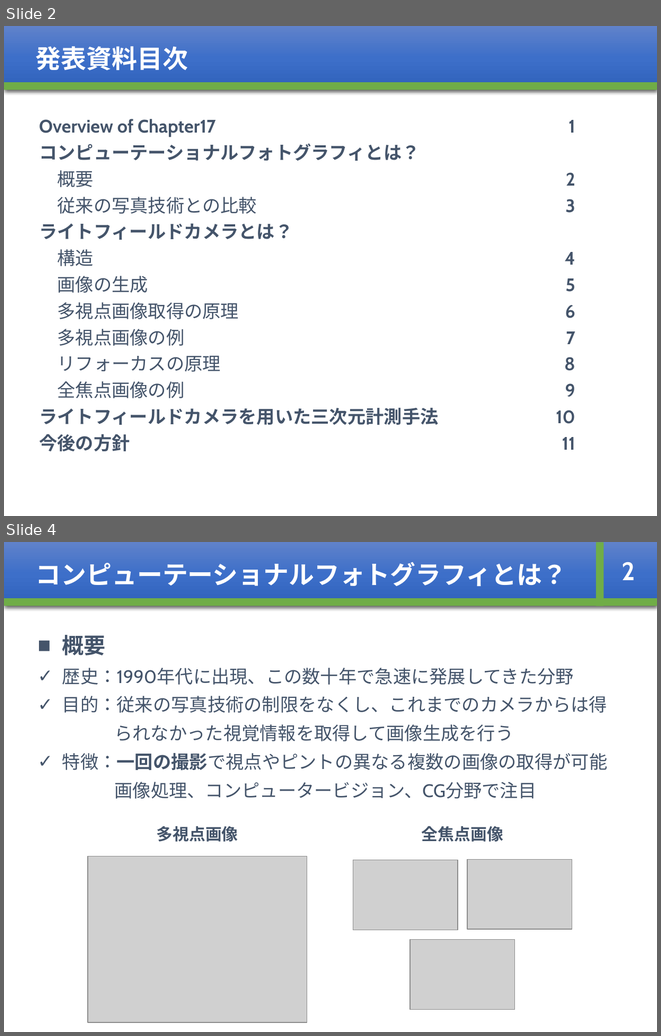
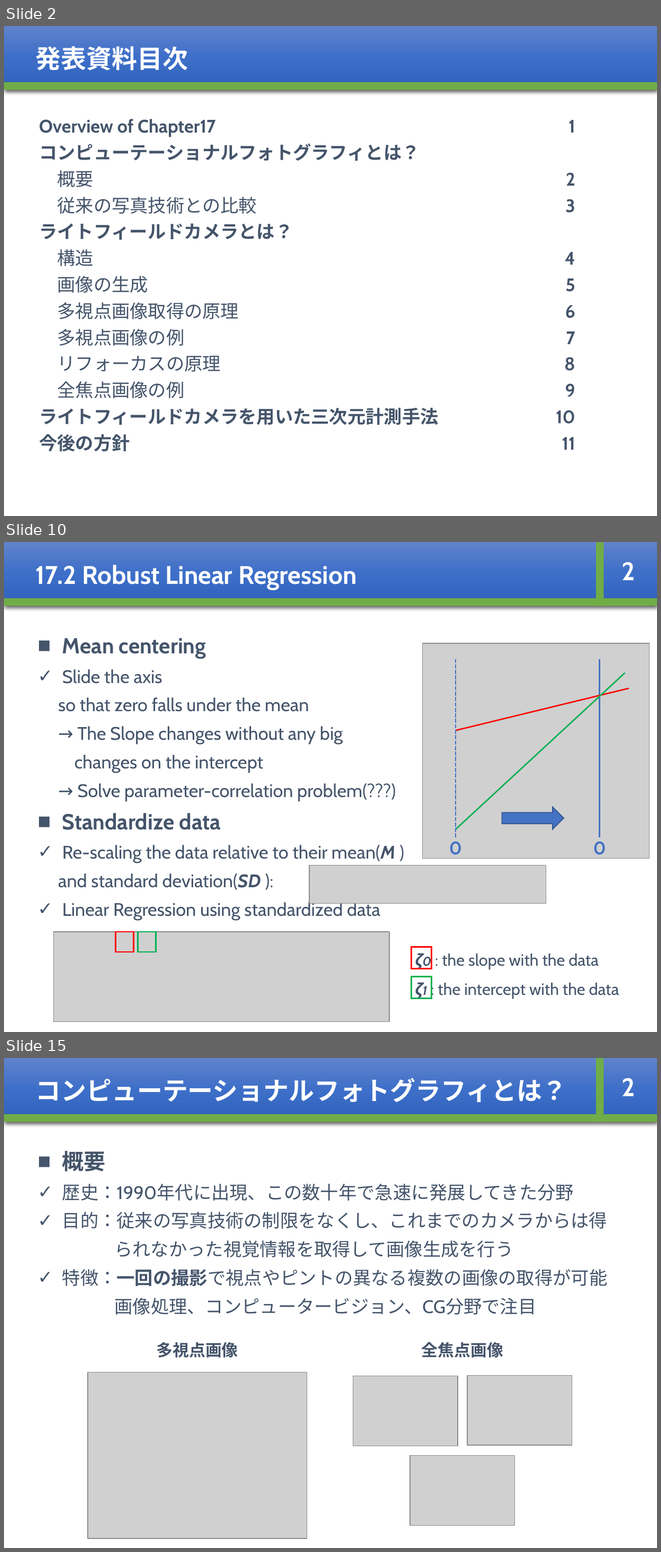
Before and after one commit to whcitizen/citizen-_task, a slide deck: 02_working/08_Bayesian/Bayesian_ch17_kajihara.pptx. Shown one above the other, each under a label of ours: slides 2 and 4 before the commit, slides 2, 10 and 15 after it; the slides between them are not shown. The pictures are 661x1036 and 661x1552 pixels, drawn with LibreOffice and Linux fonts; fonts in the diff are those of the drawing; grey boxes stand for pictures. Boxes give left, top, right and bottom in pixels: in the first picture for what was removed or moved away, otherwise in the second. Text is boxed around its words. In the diff, an @@ line names an element or a change of style, - is before the commit and + after.

```diff
--- a/02_working/08_Bayesian/Bayesian_ch17_kajihara.pptx
+++ b/02_working/08_Bayesian/Bayesian_ch17_kajihara.pptx
@@ slide 10 added at [4, 542, 657, 1032], background #FFFFFF @@
@@ rectangle added at [4, 542, 657, 606], fill gradient #6183CB to #3E70CA to #3062BB, 28 pt, text #FFFFFF, bold @@
+17.2 Robust Linear Regression
@@ rectangle added at [596, 542, 604, 606], fill #70AD47 @@
@@ text added at [621, 562, 635, 580], 28 pt, text #FFFFFF, bold @@
+2
@@ rectangle added at [4, 598, 657, 606], fill #70AD47 @@
@@ text added at [58, 638, 396, 920], 20 pt, text #44546A @@
+■ Mean centering
+✓ Slide the axis
+so that zero falls under the mean
+→ The Slope changes without any big
+changes on the intercept
+→ Solve parameter-correlation problem(???)
+■ Standardize data
+✓ Re-scaling the data relative to their mean(M )
+and standard deviation(SD ):
+✓ Linear Regression using standardized data
@@ picture added at [423, 643, 649, 858] @@
@@ line added from (456, 837) to (456, 659), #4472C4 1.5 pt dashed @@
@@ line added from (600, 837) to (600, 659), #4472C4 1.5 pt @@
@@ line added from (456, 829) to (625, 672), #00B050 1.5 pt @@
@@ line added from (456, 730) to (629, 688), #FF0000 1.5 pt @@
@@ right arrow added at [502, 807, 564, 829], fill #4472C4, outline #325491 1 pt @@
@@ text added at [449, 841, 462, 859], 20 pt, text #4472C4, bold @@
+0
@@ text added at [593, 841, 606, 859], 20 pt, text #4472C4, bold @@
+0
@@ picture added at [310, 865, 546, 904] @@
@@ picture added at [54, 932, 389, 1022] @@
@@ rectangle added at [116, 932, 134, 952], outline #FF0000 1.5 pt @@
@@ rectangle added at [138, 932, 156, 952], outline #00B050 1.5 pt @@
@@ rectangle added at [412, 947, 432, 968], outline #FF0000 1.5 pt @@
@@ text added at [438, 953, 619, 998], 18 pt, text #44546A @@
+ζ0 : the slope with the data
+ζ1 : the intercept with the data
@@ rectangle added at [412, 976, 432, 998], outline #00B050 1.5 pt @@
@@ what was slide 4 is now slide 15 @@
```
Also in this commit, not shown: 2 slides changed, 10 other slides added, 11 other files.
